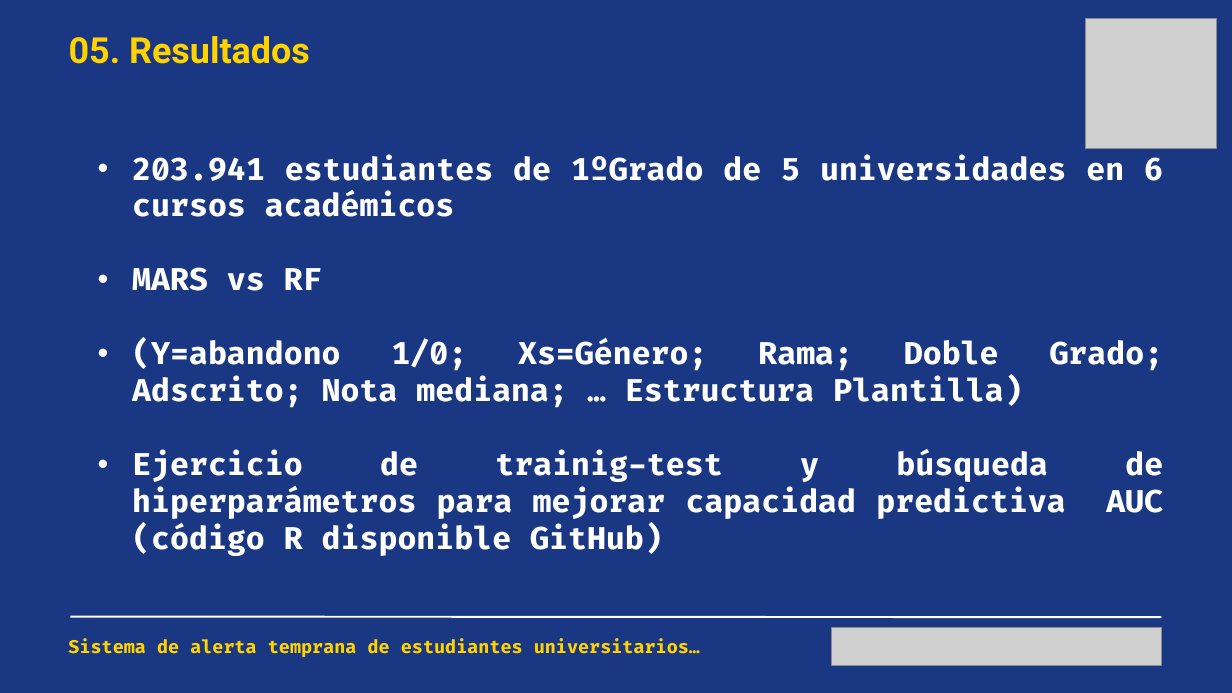
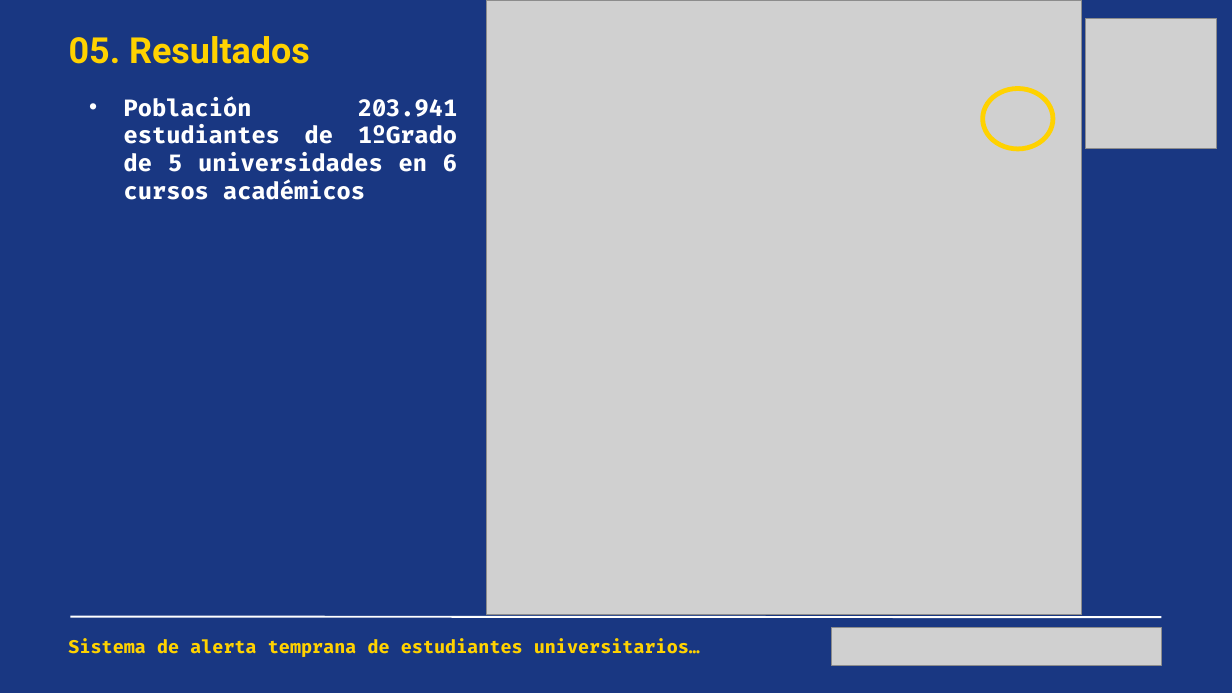
Before and after one commit to f8l5h9/UniversiDATA, a slide deck: slide 8 of Presentación UniversiDATA.pptx. Drawn at 1232x693 pixels with LibreOffice and Linux fonts; fonts in the diff are those of the drawing; grey boxes stand for pictures. Boxes give left, top, right and bottom in pixels: in the first picture for what was removed or moved away, otherwise in the second. Text is boxed around its words. In the diff, an @@ line names an element or a change of style, - is before the commit and + after.

```diff
--- a/Presentación UniversiDATA.pptx
+++ b/Presentación UniversiDATA.pptx
@@ picture added at (486, 0, 1081, 615) @@
@@ ellipse added at (983, 89, 1054, 149), outline #FFD200 3.75 pt @@
@@ text at (124, 97, 457, 200): text changed; size 24 to 18 pt @@
-• 203.941 estudiantes de 1ºGrado de 5 universidades en 6 cursos académicos
-• MARS vs RF
-• (Y=abandono 1/0; Xs=Género; Rama; Doble Grado; Adscrito; Nota mediana; … Estructura Plantilla)
-• Ejercicio de trainig-test y búsqueda de hiperparámetros para mejorar capacidad predictiva AUC (código R disponible GitHub)
+• Población 203.941 estudiantes de 1ºGrado de 5 universidades en 6 cursos académicos
```
Also in this commit, not shown: 5 other slides changed, 3 other files.
